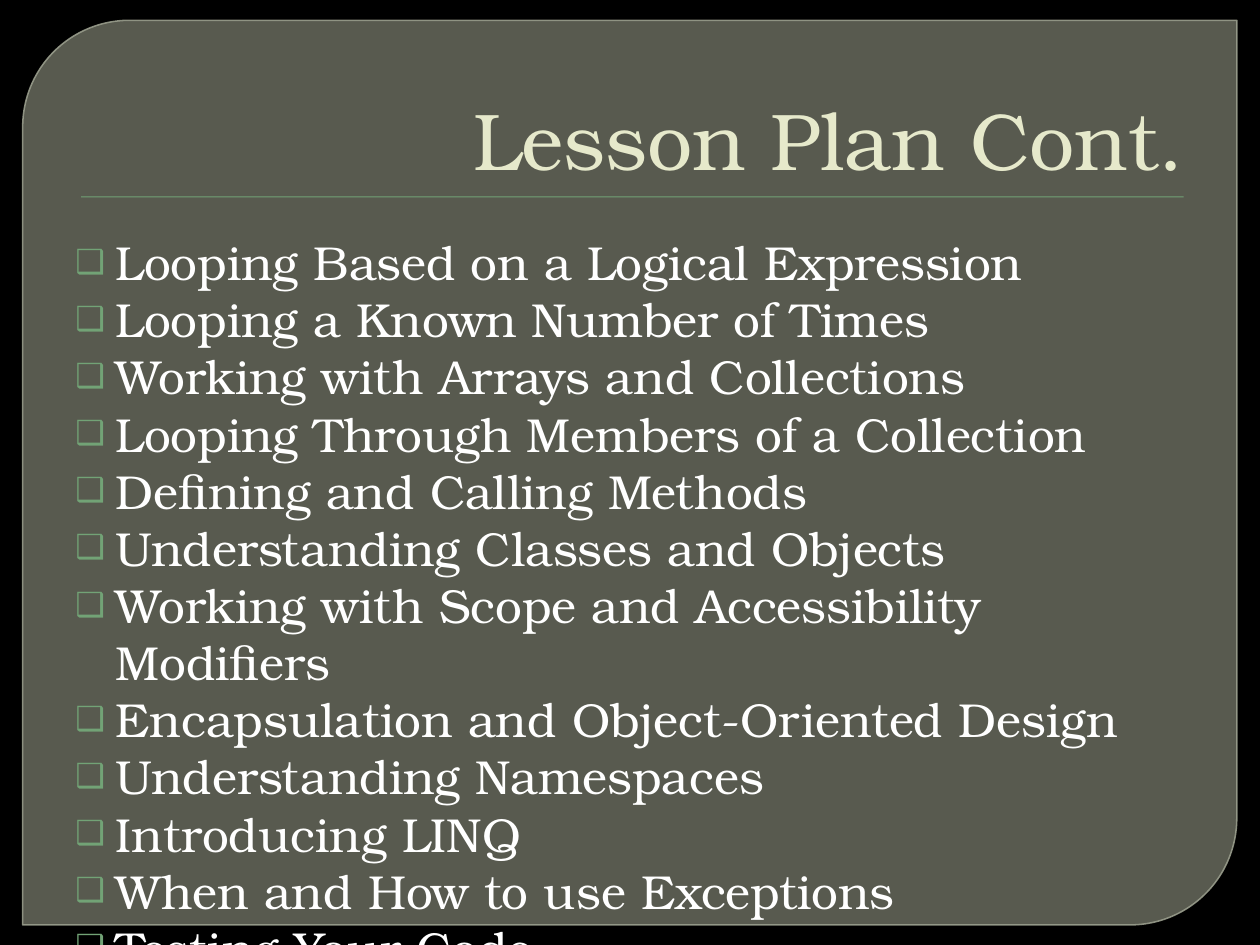
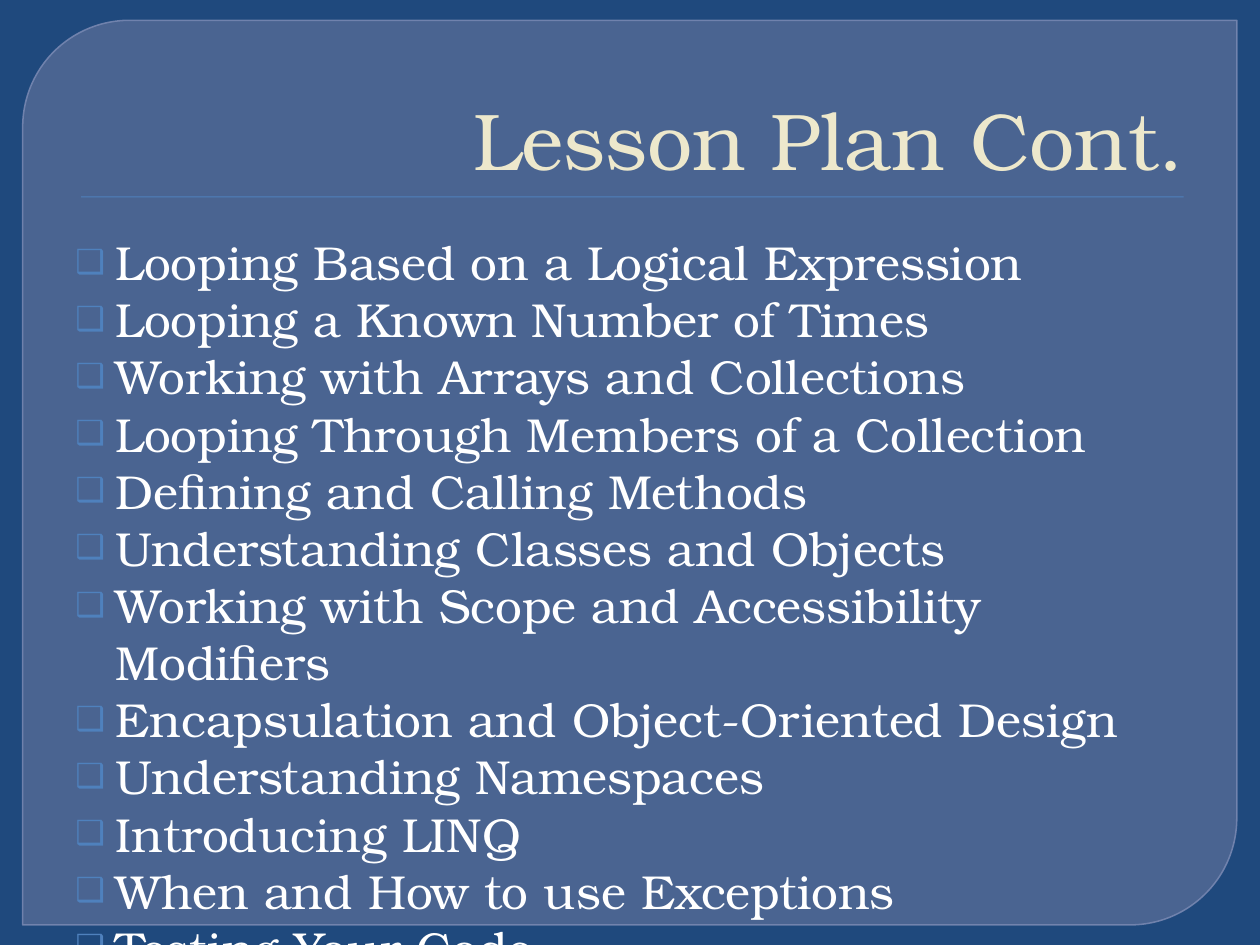
Before and after one commit to plwest-atmark/Aug31, a slide deck: slide 3 of IntroToProgramming/Introduction to C#.pptx. Drawn at 1260x945 pixels with LibreOffice and Linux fonts; fonts in the diff are those of the drawing; background and template pictures are left out. Boxes give left, top, right and bottom in pixels: in the first picture for what was removed or moved away, otherwise in the second. Text is boxed around its words. In the diff, an @@ line names an element or a change of style, - is before the commit and + after.

```diff
--- a/IntroToProgramming/Introduction to C#.pptx
+++ b/IntroToProgramming/Introduction to C#.pptx
@@ background picture (left out) to #1F497D @@
@@ round diag rect at (23, 20, 1237, 925): fill #888B7B at 65% opacity to #63759D at 65% opacity; outline #9DA090 0.87 pt to #7989B3 0.87 pt @@
@@ title "Lesson Plan Cont." at (473, 112, 1184, 171): text colour #E7EACB to #EDE8CE @@
@@ rectangle at (81, 197, 1183, 198): fill #72A376 to #4F81BD @@
@@ text "Looping Based on a Logical ..." at (116, 246, 1118, 920): bullet colour #72A376 to #4F81BD @@
```
Also in this commit, not shown: 78 other slides changed, 15 slides added.
